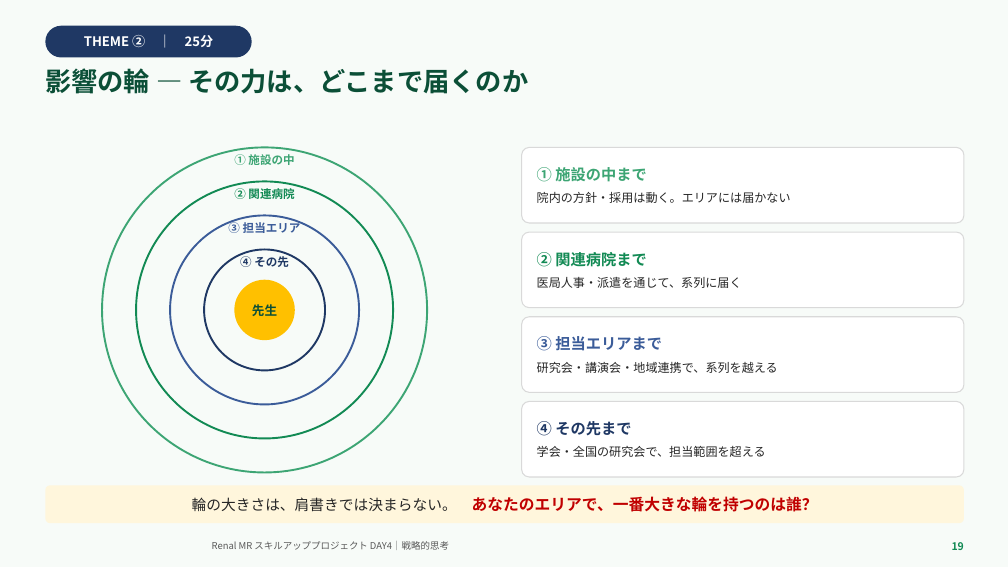
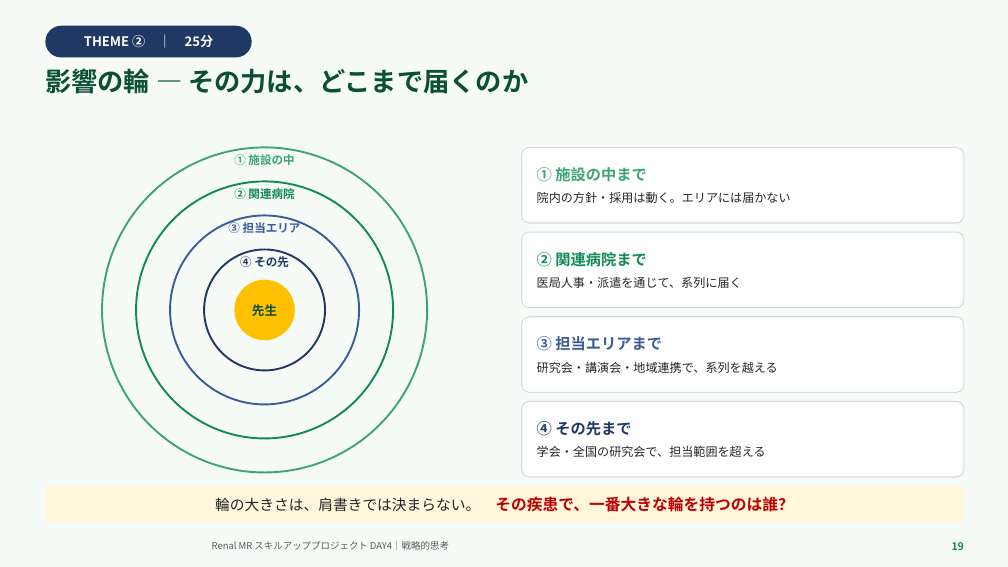
Before and after one commit to TAKUYA-1187/Claude, a slide deck: slide 19 of novartis_training/DAY4_ちょっと分かるだけで世界が変わる.pptx. Drawn at 1008x567 pixels with LibreOffice and Linux fonts; fonts in the diff are those of the drawing; background and template pictures are left out. Boxes give left, top, right and bottom in pixels: in the first picture for what was removed or moved away, otherwise in the second. Text is boxed around its words. In the diff, an @@ line names an element or a change of style, - is before the commit and + after.

```diff
--- a/novartis_training/DAY4_ちょっと分かるだけで世界が変わる.pptx
+++ b/novartis_training/DAY4_ちょっと分かるだけで世界が変わる.pptx
@@ text in rounded rectangle at <box>215,496,794,512</box>: text changed @@
-輪の大きさは、肩書きでは決まらない。 あなたのエリアで、一番大きな輪を持つのは誰？
+輪の大きさは、肩書きでは決まらない。 その疾患で、一番大きな輪を持つのは誰？
```
Also in this commit, not shown: 19 other slides changed, 1 slide added, 2 other files.
